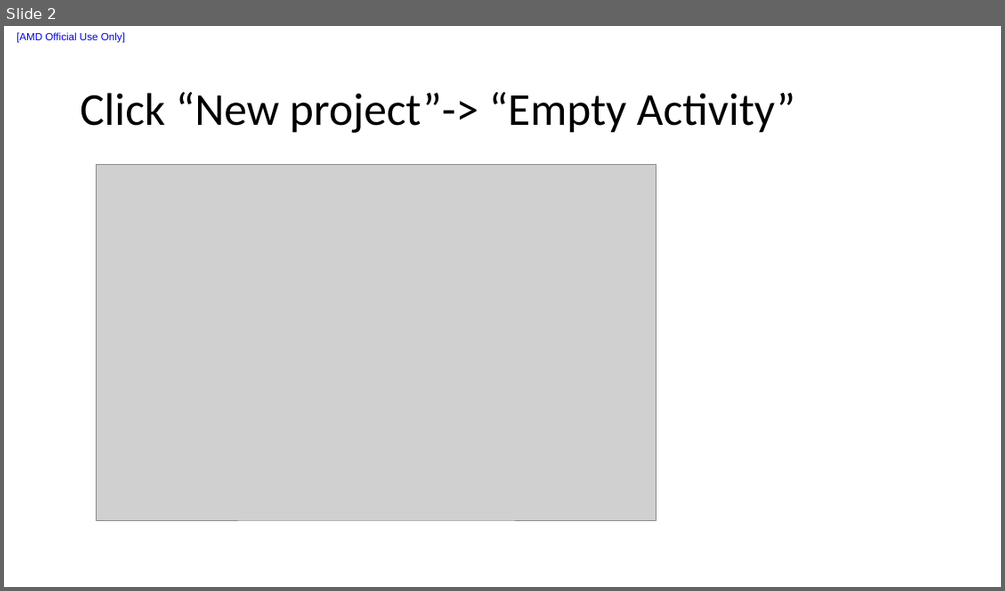
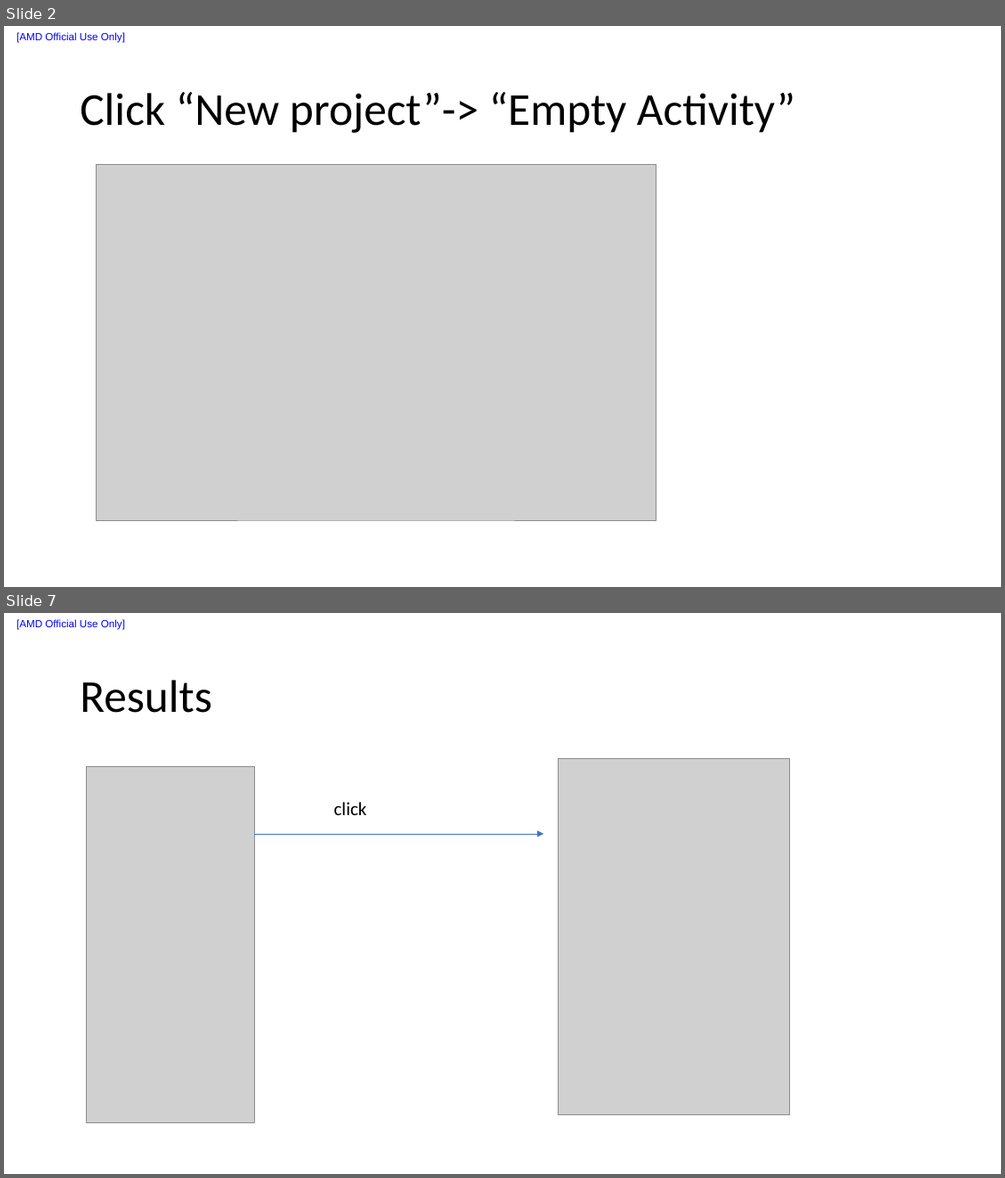
Before and after one commit to liuxu-github-ui/Java, a slide deck: Android studio/Notes.pptx. Shown one above the other, each under a label of ours: slide 2 before the commit, slides 2 and 7 after it; the slides between them are not shown. The pictures are 1005x591 and 1005x1178 pixels, drawn with LibreOffice and Linux fonts; fonts in the diff are those of the drawing; grey boxes stand for pictures. Boxes give left, top, right and bottom in pixels: in the first picture for what was removed or moved away, otherwise in the second. Text is boxed around its words. In the diff, an @@ line names an element or a change of style, - is before the commit and + after.

```diff
--- a/Android studio/Notes.pptx
+++ b/Android studio/Notes.pptx
@@ slide 7 added at box(4, 613, 1001, 1174), background #FFFFFF; not listed: 1 template element that a slide beside it also shows @@
@@ title added at box(80, 680, 212, 713), 44 pt, text #000000 @@
+Results
@@ picture added at box(86, 767, 254, 1123) @@
@@ picture added at box(558, 759, 789, 1115) @@
@@ text added at box(334, 802, 367, 815), 18 pt, text #000000 @@
+click
@@ arrow added from (254, 834) to (544, 834), #4472C4 0.5 pt @@
```
Also in this commit, not shown: 23 other slides added, 1 other file.
